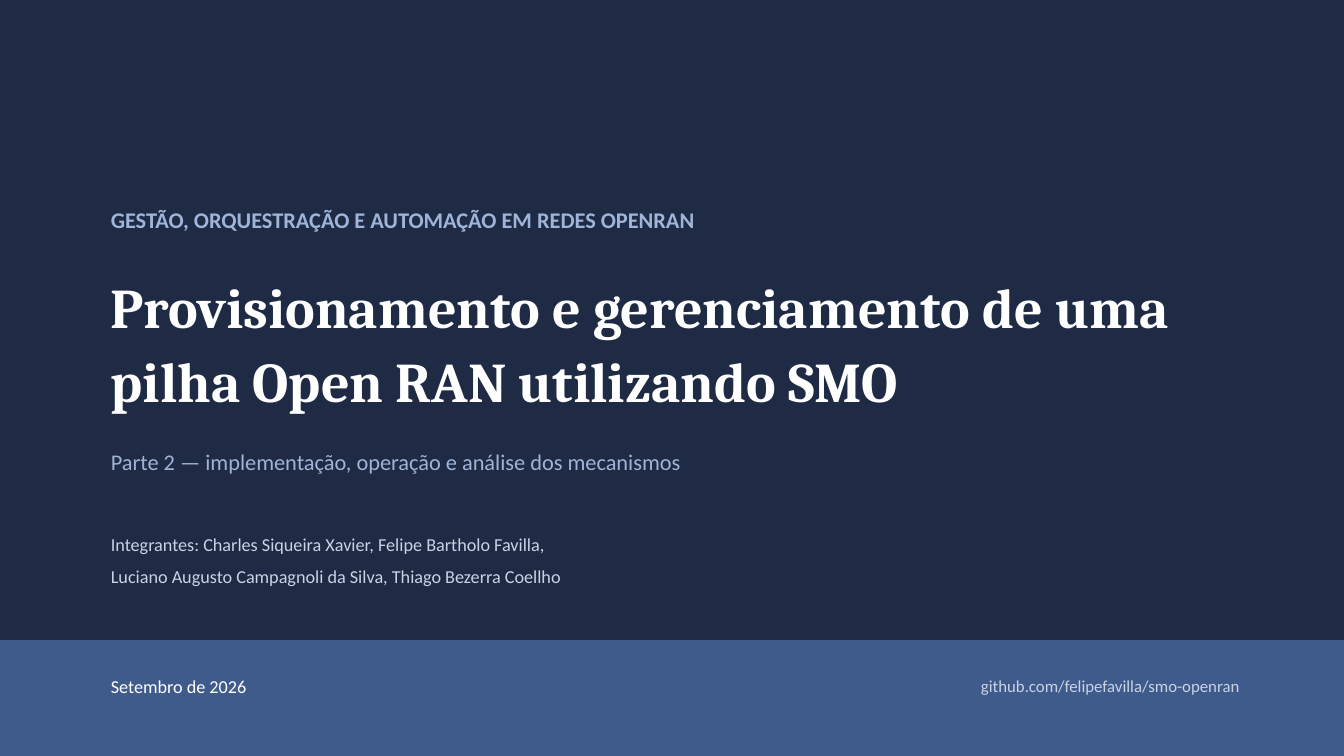
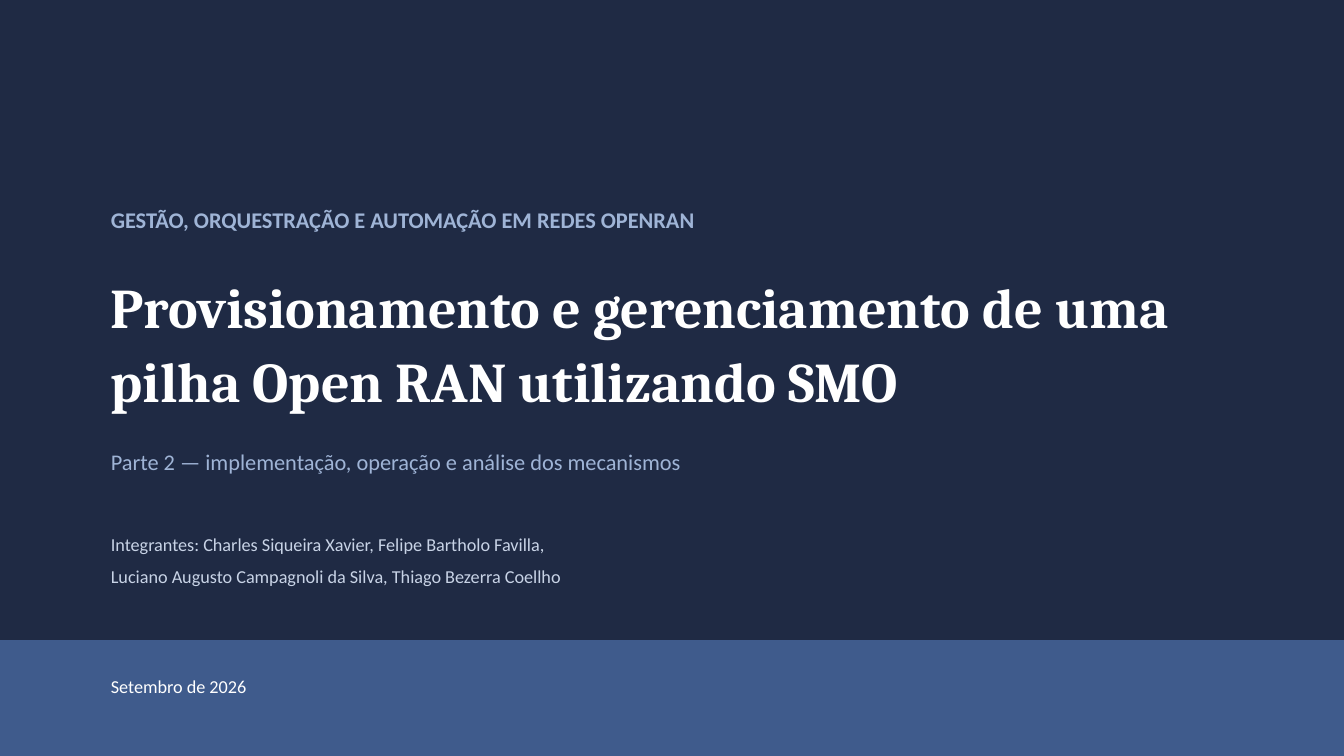
Before and after one commit to felipefavilla/smo-openran, a slide deck: slide 1 of docs/Apresentacao_Parte2_SMO_OpenRAN.pptx. Drawn at 1344x756 pixels with LibreOffice and Linux fonts; fonts in the diff are those of the drawing. Boxes give left, top, right and bottom in pixels: in the first picture for what was removed or moved away, otherwise in the second. Text is boxed around its words. In the diff, an @@ line names an element or a change of style, - is before the commit and + after.

```diff
--- a/docs/Apresentacao_Parte2_SMO_OpenRAN.pptx
+++ b/docs/Apresentacao_Parte2_SMO_OpenRAN.pptx
@@ text removed at (x1=981, y1=680, x2=1239, y2=695) @@
-github.com/felipefavilla/smo-openran
```
Also in this commit, not shown: 16 other slides changed, 27 other files.
